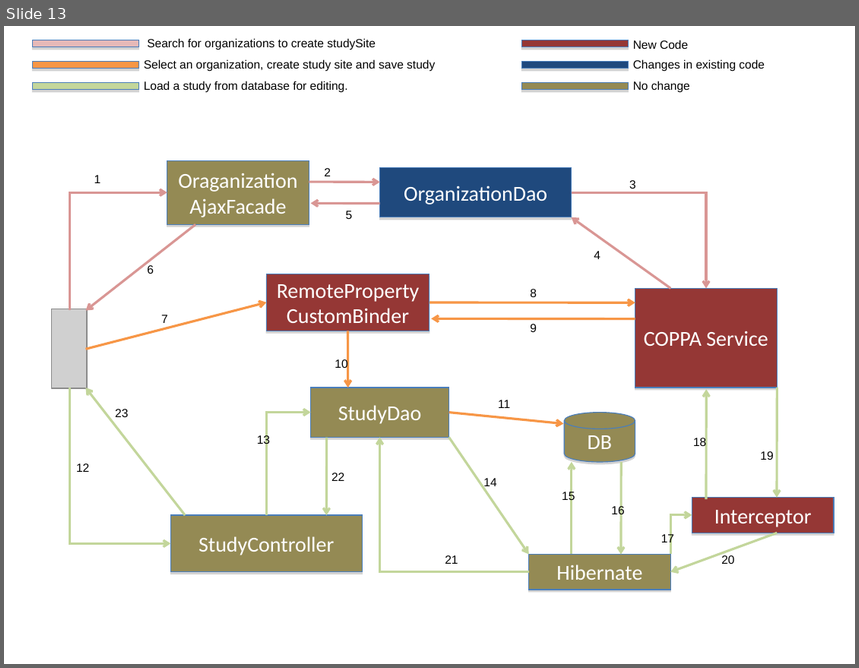
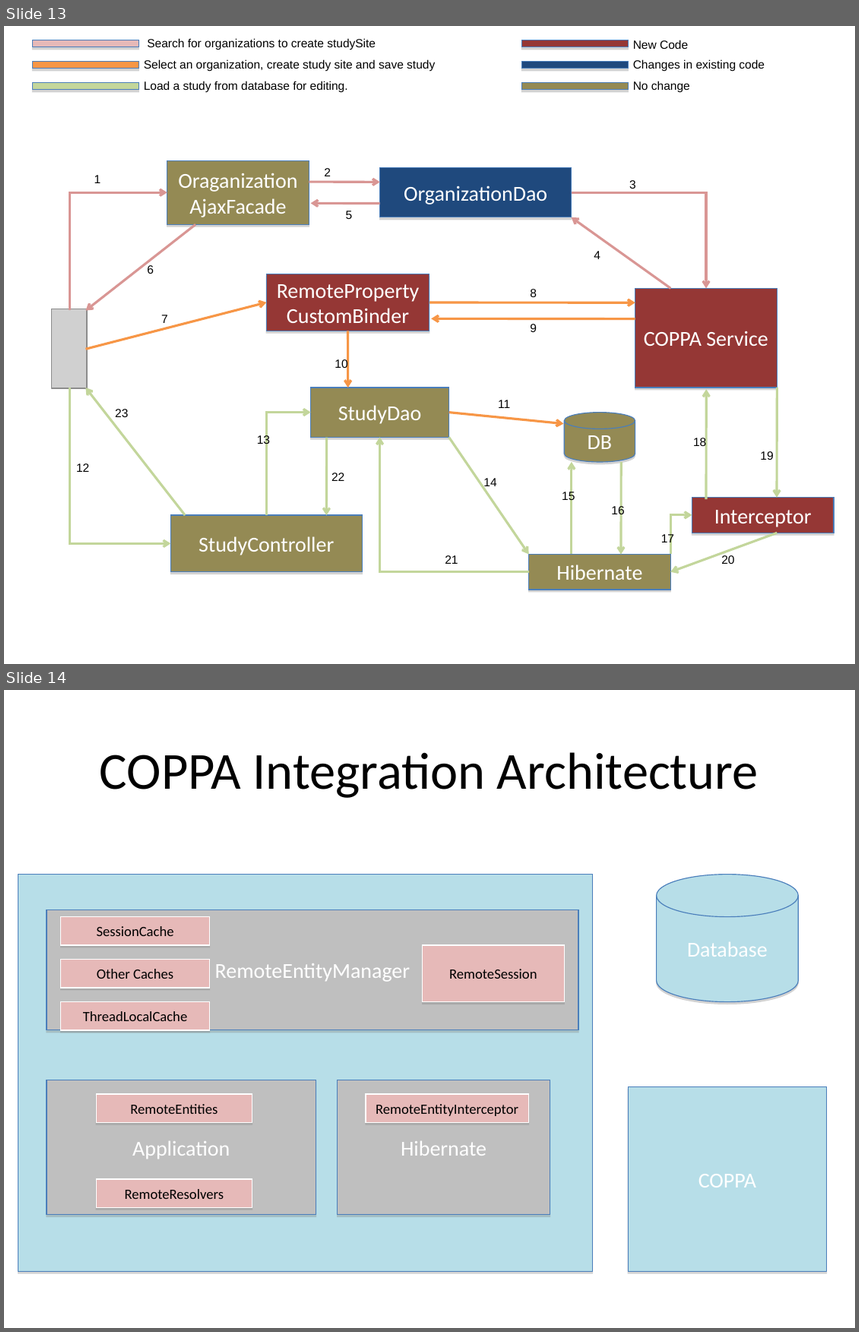
Before and after one commit to NCIP/c3pr-docs, a slide deck: documentation/design/COPPA.ppt. Shown one above the other, each under a label of ours: slide 13 before the commit, slides 13 and 14 after it. The pictures are 859x668 and 859x1332 pixels, drawn with LibreOffice and Linux fonts; fonts in the diff are those of the drawing; grey boxes stand for pictures. Boxes give left, top, right and bottom in pixels: in the first picture for what was removed or moved away, otherwise in the second. Text is boxed around its words. In the diff, an @@ line names an element or a change of style, - is before the commit and + after.

```diff
--- a/documentation/design/COPPA.ppt
+++ b/documentation/design/COPPA.ppt
@@ slide 14 added at (x1=4, y1=690, x2=855, y2=1328), background #FFFFFF @@
@@ title added at (x1=100, y1=752, x2=759, y2=798), 44 pt, text #000000 @@
+COPPA Integration Architecture
@@ rectangle added at (x1=18, y1=875, x2=593, y2=1272), fill #B7DEE8, outline #4A7EBB 0.74 pt @@
@@ cylinder added at (x1=657, y1=875, x2=799, y2=1002), fill #B7DEE8, outline #4A7EBB 0.74 pt, 18 pt, text #FFFFFF @@
+Database
@@ rectangle added at (x1=47, y1=910, x2=579, y2=1030), fill #BFBFBF, outline #4A7EBB 0.74 pt, 18 pt, text #FFFFFF @@
+RemoteEntityManager
@@ rectangle added at (x1=61, y1=917, x2=210, y2=945), fill #E6B9B8, outline #FFFFFF 0.74 pt, 12 pt, text #000000 @@
+SessionCache
@@ rectangle added at (x1=61, y1=960, x2=210, y2=988), fill #E6B9B8, outline #FFFFFF 0.74 pt, 12 pt, text #000000 @@
+Other Caches
@@ rectangle added at (x1=423, y1=945, x2=565, y2=1002), fill #E6B9B8, outline #FFFFFF 0.74 pt, 12 pt, text #000000 @@
+RemoteSession
@@ rectangle added at (x1=61, y1=1002, x2=210, y2=1030), fill #E6B9B8, outline #FFFFFF 0.74 pt, 12 pt, text #000000 @@
+ThreadLocalCache
@@ rectangle added at (x1=47, y1=1080, x2=316, y2=1214), fill #BFBFBF, outline #4A7EBB 0.74 pt, 18 pt, text #FFFFFF @@
+Application
@@ rectangle added at (x1=96, y1=1094, x2=252, y2=1122), fill #E6B9B8, outline #FFFFFF 0.74 pt, 12 pt, text #000000 @@
+RemoteEntities
@@ rectangle added at (x1=338, y1=1080, x2=550, y2=1214), fill #BFBFBF, outline #4A7EBB 0.74 pt, 18 pt, text #FFFFFF @@
+Hibernate
@@ rectangle added at (x1=366, y1=1094, x2=529, y2=1122), fill #E6B9B8, outline #FFFFFF 0.74 pt, 12 pt, text #000000 @@
+RemoteEntityInterceptor
@@ rectangle added at (x1=628, y1=1087, x2=826, y2=1272), fill #B7DEE8, outline #4A7EBB 0.74 pt, 18 pt, text #FFFFFF @@
+COPPA
@@ rectangle added at (x1=96, y1=1179, x2=252, y2=1208), fill #E6B9B8, outline #FFFFFF 0.74 pt, 12 pt, text #000000 @@
+RemoteResolvers
```
Also in this commit, not shown: 1 other file.
